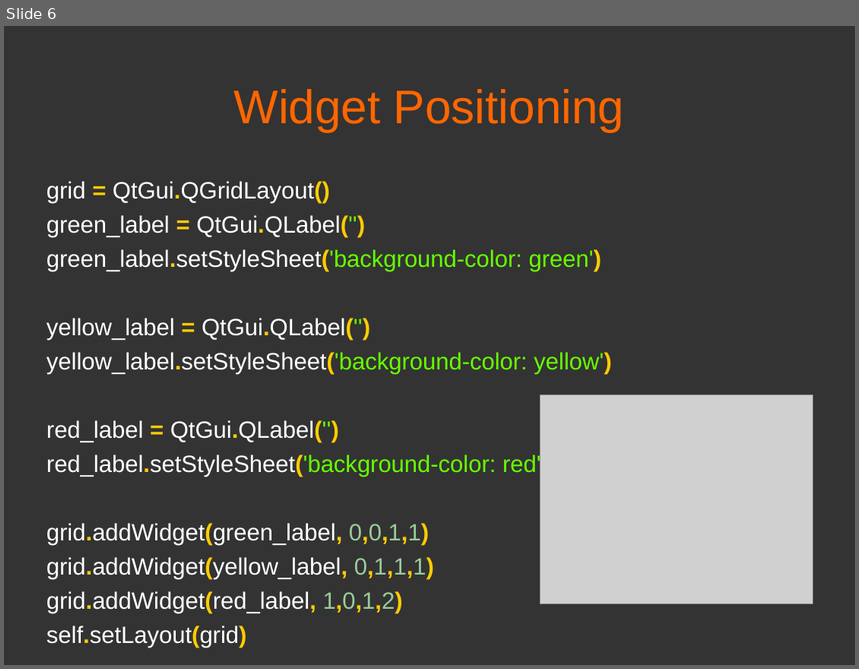
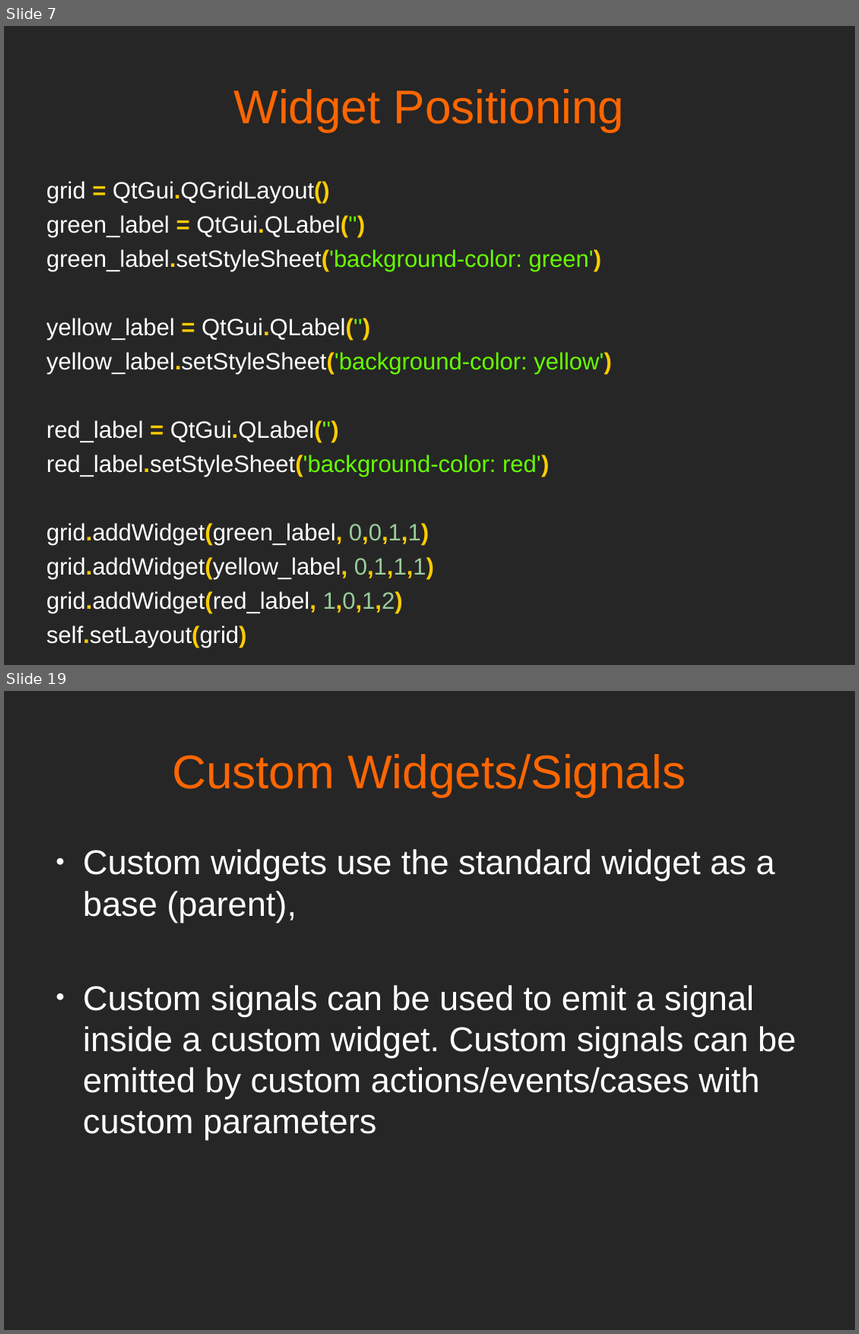
Before and after one commit to mfarhan12/qt-presentation, a slide deck: OPAG QT Presentation.odp. Shown one above the other, each under a label of ours: slide 6 before the commit, slides 7 and 19 after it; the slides between them are not shown. The pictures are 859x669 and 859x1334 pixels, drawn with LibreOffice and Linux fonts; fonts in the diff are those of the drawing; grey boxes stand for pictures. Boxes give left, top, right and bottom in pixels: in the first picture for what was removed or moved away, otherwise in the second. Text is boxed around its words. In the diff, an @@ line names an element or a change of style, - is before the commit and + after.

```diff
--- a/OPAG QT Presentation.odp
+++ b/OPAG QT Presentation.odp
@@ slide 19 added at [4, 691, 855, 1330], background #262626 @@
@@ text added at [172, 754, 686, 797], 44 pt, text #FF6600 @@
+Custom Widgets/Signals
@@ text added at [83, 849, 796, 1140], 32 pt, text #FFFFFF @@
+● Custom widgets use the standard widget as a base (parent),
+● Custom signals can be used to emit a signal inside a custom widget. Custom signals can be emitted by custom actions/events/cases with custom parameters
@@ what was slide 6 is now slide 7 @@
@@ slide 7 changed as well @@
@@ background #333333 to #262626 @@
@@ picture removed at [540, 395, 813, 604] @@
```
Also in this commit, not shown: 5 other slides changed, 12 other slides added, 5 other files.
